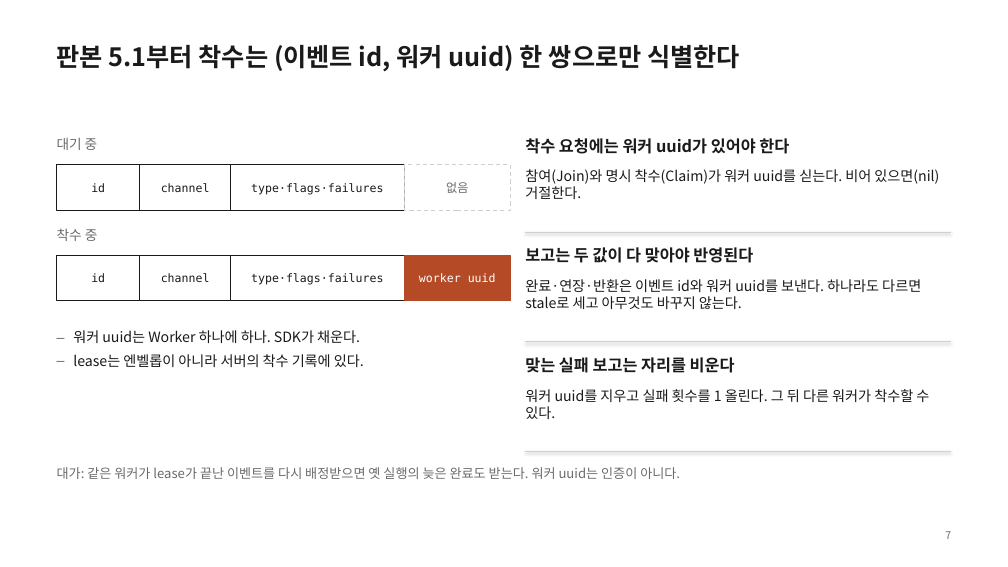
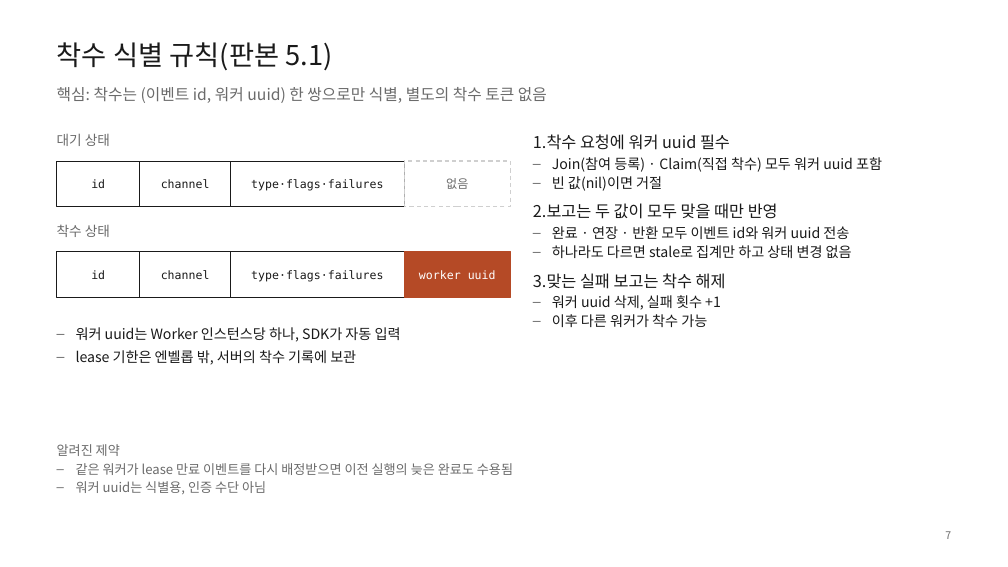
Before and after one commit to hikaMaeng/ruvent, a slide deck: slide 7 of docs/intro/ruvent-intro.pptx. Drawn at 1008x567 pixels with LibreOffice and Linux fonts; fonts in the diff are those of the drawing. Boxes give left, top, right and bottom in pixels: in the first picture for what was removed or moved away, otherwise in the second. Text is boxed around its words. In the diff, an @@ line names an element or a change of style, - is before the commit and + after.

```diff
--- a/docs/intro/ruvent-intro.pptx
+++ b/docs/intro/ruvent-intro.pptx
@@ text added at [57, 42, 332, 71], 26 pt, text #1A1A1A @@
+착수 식별 규칙(판본 5.1)
@@ text at [57, 87, 547, 103]: text changed; size 24 to 15 pt; text colour #1A1A1A to #6B6B6B; bold off @@
-판본 5.1부터 착수는 (이벤트 id, 워커 uuid) 한 쌍으로만 식별한다
+핵심: 착수는 (이벤트 id, 워커 uuid) 한 쌍으로만 식별, 별도의 착수 토큰 없음
@@ text at [57, 133, 110, 146]: text changed @@
-대기 중
+대기 상태
@@ text removed at [525, 138, 789, 154] @@
-착수 요청에는 워커 uuid가 있어야 한다
@@ text added at [533, 134, 882, 327], 13.5 pt, text #1A1A1A @@
+1.착수 요청에 워커 uuid 필수
+– Join(참여 등록) · Claim(직접 착수) 모두 워커 uuid 포함
+– 빈 값(nil)이면 거절
+2.보고는 두 값이 모두 맞을 때만 반영
+– 완료 · 연장 · 반환 모두 이벤트 id와 워커 uuid 전송
+– 하나라도 다르면 stale로 집계만 하고 상태 변경 없음
+3.맞는 실패 보고는 착수 해제
+– 워커 uuid 삭제, 실패 횟수 +1
+– 이후 다른 워커가 착수 가능
@@ text removed at [525, 169, 939, 199] @@
-참여(Join)와 명시 착수(Claim)가 워커 uuid를 싣는다. 비어 있으면(nil) 거절한다.
@@ text at [57, 224, 110, 237]: text changed @@
-착수 중
+착수 상태
@@ line removed from (526, 232) to (951, 232) @@
@@ 8 rectangles: place and size @@
-8 rectangles at [57, 165, 510, 301]
+8 rectangles at [57, 161, 510, 297]
@@ text removed at [525, 247, 753, 263] @@
-보고는 두 값이 다 맞아야 반영된다
@@ text removed at [525, 279, 921, 309] @@
-완료·연장·반환은 이벤트 id와 워커 uuid를 보낸다. 하나라도 다르면 stale로 세고 아무것도 바꾸지 않는다.
@@ text at [76, 327, 401, 365]: text changed @@
-– 워커 uuid는 Worker 하나에 하나. SDK가 채운다.
-– lease는 엔벨롭이 아니라 서버의 착수 기록에 있다.
+– 워커 uuid는 Worker 인스턴스당 하나, SDK가 자동 입력
+– lease 기한은 엔벨롭 밖, 서버의 착수 기록에 보관
@@ text removed at [525, 357, 735, 373] @@
-맞는 실패 보고는 자리를 비운다
@@ line removed from (526, 342) to (951, 342) @@
@@ text removed at [525, 389, 929, 419] @@
-워커 uuid를 지우고 실패 횟수를 1 올린다. 그 뒤 다른 워커가 착수할 수 있다.
@@ text at [57, 444, 513, 494]: text changed @@
-대가: 같은 워커가 lease가 끝난 이벤트를 다시 배정받으면 옛 실행의 늦은 완료도 받는다. 워커 uuid는 인증이 아니다.
+알려진 제약
+– 같은 워커가 lease 만료 이벤트를 다시 배정받으면 이전 실행의 늦은 완료도 수용됨
+– 워커 uuid는 식별용, 인증 수단 아님
@@ line removed from (526, 451) to (951, 451) @@
```
Also in this commit, not shown: 17 other slides changed, 2 other files.
